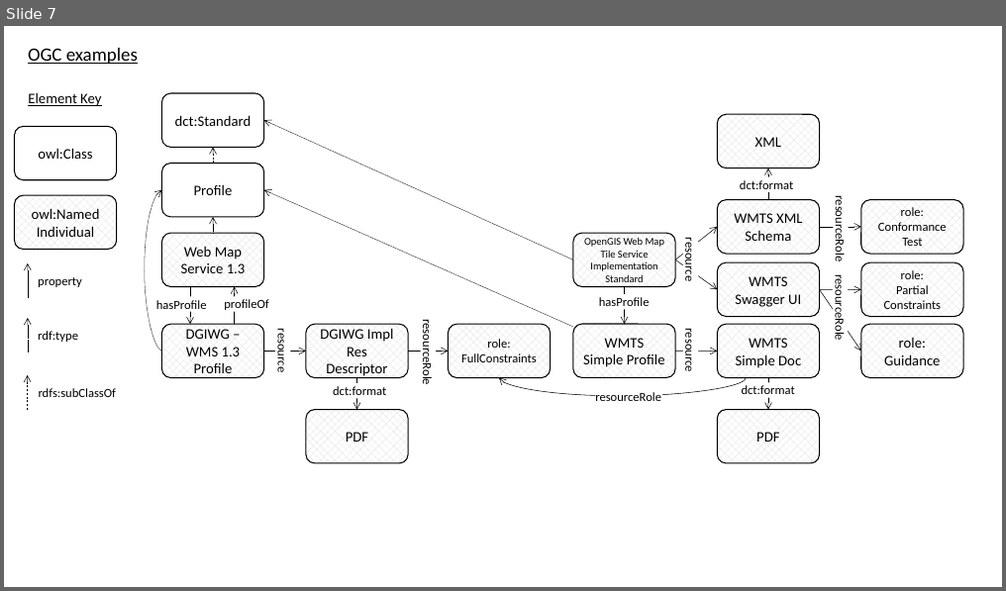
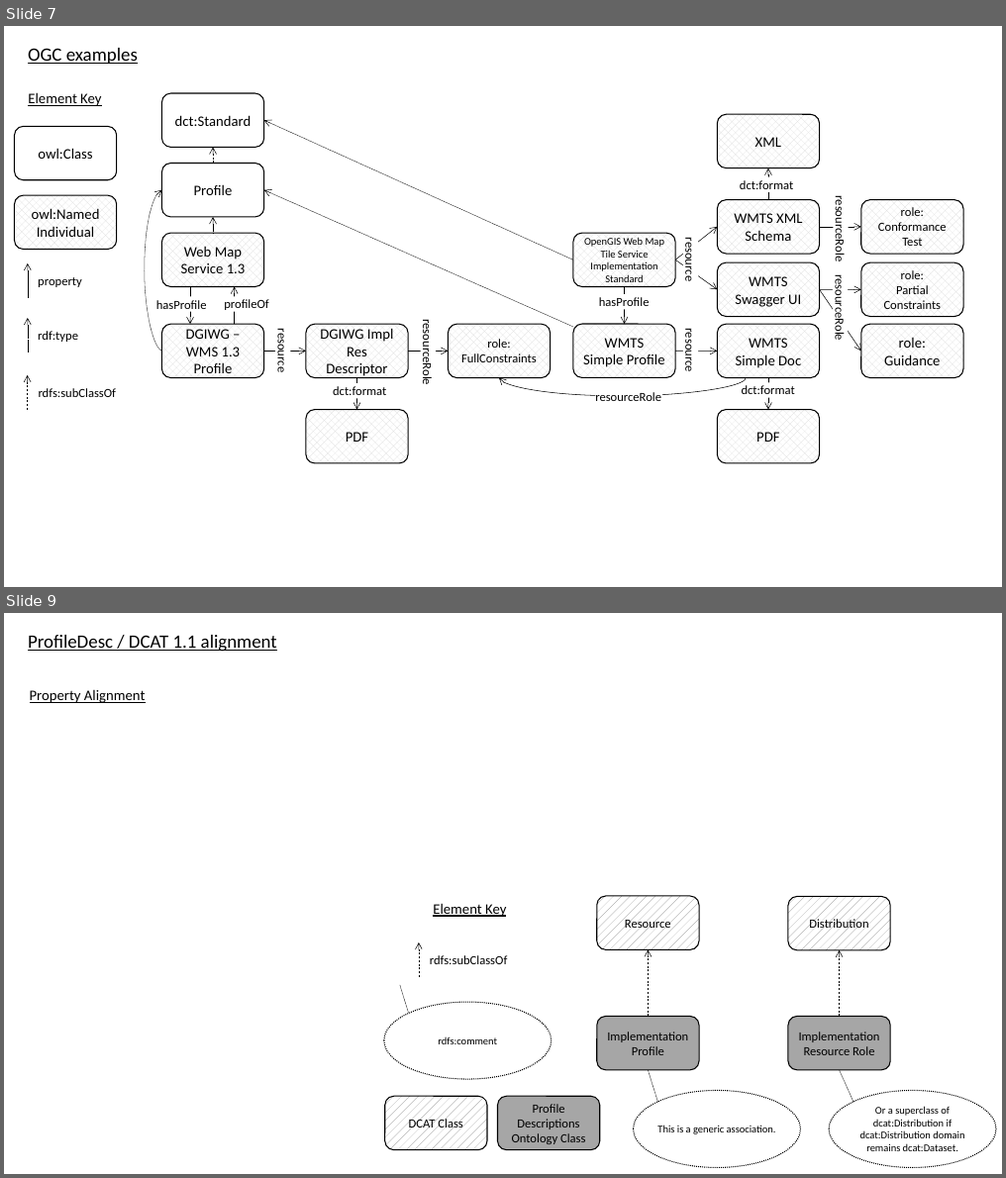
Before and after one commit to w3c/dxwg, a slide deck: profiledesc/profiledesc-diagrams.pptx. Shown one above the other, each under a label of ours: slide 7 before the commit, slides 7 and 9 after it; the slides between them are not shown. The pictures are 1006x591 and 1006x1178 pixels, drawn with LibreOffice and Linux fonts; fonts in the diff are those of the drawing. Boxes give left, top, right and bottom in pixels: in the first picture for what was removed or moved away, otherwise in the second. Text is boxed around its words. In the diff, an @@ line names an element or a change of style, - is before the commit and + after.

Commit message:
updates to profiledesc documentation

```diff
--- a/profiledesc/profiledesc-diagrams.pptx
+++ b/profiledesc/profiledesc-diagrams.pptx
@@ slide 9 added at <box>4,613,1002,1174</box>, background #FFFFFF @@
@@ text added at <box>28,635,277,652</box>, 18 pt, text #000000, underline @@
+ProfileDesc / DCAT 1.1 alignment
@@ text added at <box>30,690,146,703</box>, 14 pt, text #000000, underline @@
+Property Alignment
@@ text added at <box>433,903,506,917</box>, 14 pt, text #000000, underline @@
+Element Key
@@ rounded rectangle added at <box>597,896,699,950</box>, fill pattern #808080 on #FFFFFF, outline #000000 1 pt, 12 pt, text #000000 @@
+Resource
@@ rounded rectangle added at <box>788,897,891,951</box>, fill pattern #808080 on #FFFFFF, outline #000000 1 pt, 12 pt, text #000000 @@
+Distribution
@@ arrow added from (419, 977) to (419, 943), #000000 0.5 pt dashed @@
@@ text added at <box>430,956,508,964</box>, 12 pt, text #000000 @@
+rdfs:subClassOf
@@ arrow added from (648, 1017) to (648, 950), #000000 0.5 pt dashed @@
@@ arrow added from (840, 1017) to (840, 951), #000000 0.5 pt dashed @@
@@ line added from (400, 985) to (408, 1014), #000000 0.5 pt dashed @@
@@ ellipse added at <box>384,1002,551,1079</box>, outline #000000 1 pt dashed, 10 pt, text #000000 @@
+rdfs:comment
@@ rounded rectangle added at <box>597,1017,699,1070</box>, fill #A6A6A6, outline #000000 1 pt, 12 pt, text #000000 @@
+Implementation Profile
@@ rounded rectangle added at <box>788,1017,891,1070</box>, fill #A6A6A6, outline #000000 1 pt, 12 pt, text #000000 @@
+Implementation Resource Role
@@ line added from (648, 1070) to (657, 1102), #000000 0.5 pt dashed @@
@@ line added from (840, 1070) to (853, 1102), #000000 0.5 pt dashed @@
@@ rounded rectangle added at <box>385,1096,487,1151</box>, fill pattern #808080 on #FFFFFF, outline #000000 1 pt, 12 pt, text #000000 @@
+DCAT Class
@@ rounded rectangle added at <box>497,1096,600,1151</box>, fill #A6A6A6, outline #000000 1 pt, 12 pt, text #000000 @@
+Profile Descriptions Ontology Class
@@ ellipse added at <box>634,1090,801,1167</box>, outline #000000 1 pt dashed, 10 pt, text #000000 @@
+This is a generic association.
@@ ellipse added at <box>829,1090,996,1167</box>, outline #000000 1 pt dashed, 10 pt, text #000000 @@
+Or a superclass of dcat:Distribution if dcat:Distribution domain remains dcat:Dataset.
```
Also in this commit, not shown: 2 slides changed, 1 other slide added, 19 other files.
